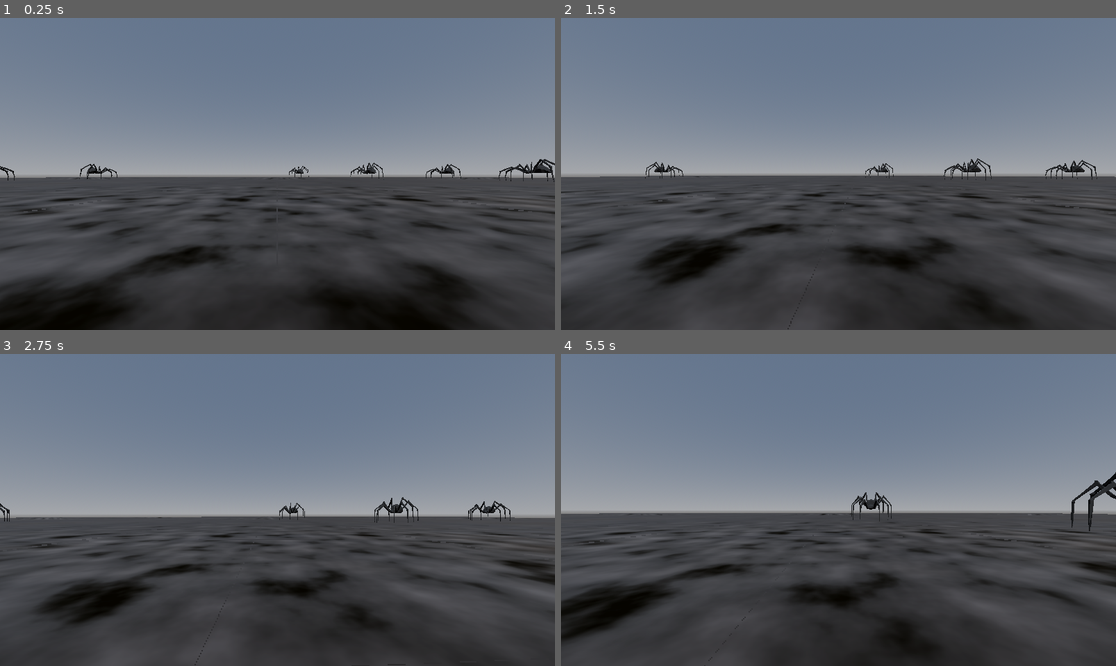
Above: before the commit, frames 1-4 (two rows, left to right).
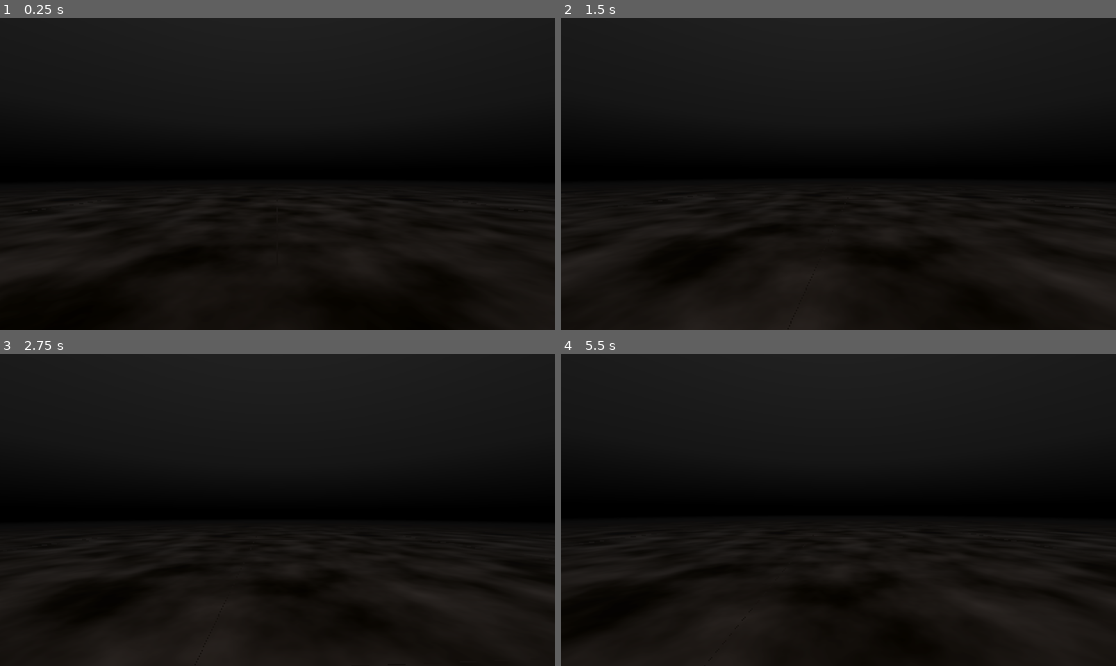
Above: after the commit, the same moments.

Repository: Tom3s/arachnophobia
Game: Godot game, scene res://Environment.tscn
Same seed, same stepped clock (60 frames per second), same inputs: the game is played once before the commit and once after it.
Inputs (mouse positions are in pixels of both pictures, inside the frame that each line leads up to):
- Up to frame 1 (0.25 s): no input
- Up to frame 2 (1.5 s): move the mouse to (866, 174) at 0.52 s; hold Shift (sprint) 0.53-1.28 s; hold W (move_forward) from 0.53 s (still down); tap Space (jump) at 0.77 s; move the mouse to (810, 174) at 1.27 s; tap Shift (sprint) at 1.35 s
- Up to frame 3 (2.75 s): keep holding W (move_forward); tap Space (jump) at 1.52 s; move the mouse to (288, 503) at 2.02 s; hold Shift (sprint) from 2.03 s (still down)
- Up to frame 4 (5.5 s): keep holding W (move_forward); move the mouse to (832, 516) at 2.77 s; release Shift (sprint) at 2.78 s; tap Shift (sprint) at 2.85, 4.35 s; tap Space (jump) at 3.02, 3.77, 4.52 s; move the mouse to (877, 513) at 3.52 s; hold Shift (sprint) 3.53-4.28 s; move the mouse to (794, 506) at 4.27 s; move the mouse to (844, 510) at 5.02 s; hold Shift (sprint) from 5.03 s (still down)

The runs differ from the first frame. In frame 1, 92% of the frame differs, in the area x 0-100%, y 0-100%; in frame 2, 96%; in frame 3, 97%; in frame 4, 95%.

Commit message:
Fog and Sky color changing

Diff:
--- a/Environment.tscn
+++ b/Environment.tscn
@@ -1,21 +1,24 @@
-[gd_scene load_steps=9 format=3 uid="uid://durwlggc6i12j"]
+[gd_scene load_steps=10 format=3 uid="uid://durwlggc6i12j"]
 
 [ext_resource type="Shader" uid="uid://cp7dpxsnbljhu" path="res://plane.tres" id="1_4rly7"]
+[ext_resource type="Shader" uid="uid://cgeqi7g7x1dyc" path="res://Sky.tres" id="1_dxa4q"]
 [ext_resource type="PackedScene" uid="uid://c616jee44wt1q" path="res://Player.tscn" id="2_yaxka"]
 [ext_resource type="Script" path="res://EventListener.gd" id="4_ecl41"]
 
-[sub_resource type="ProceduralSkyMaterial" id="ProceduralSkyMaterial_g5u3f"]
+[sub_resource type="ShaderMaterial" id="ShaderMaterial_3t15v"]
+shader = ExtResource("1_dxa4q")
+shader_parameter/MixWeight = 0.0
 
-[sub_resource type="Sky" id="Sky_fpdbe"]
-sky_material = SubResource("ProceduralSkyMaterial_g5u3f")
+[sub_resource type="Sky" id="Sky_6abt4"]
+sky_material = SubResource("ShaderMaterial_3t15v")
 
 [sub_resource type="Environment" id="Environment_d2x7g"]
 background_mode = 2
-sky = SubResource("Sky_fpdbe")
+sky = SubResource("Sky_6abt4")
 ambient_light_source = 3
 ambient_light_color = Color(1, 1, 1, 1)
-fog_light_color = Color(0.313726, 0.341176, 0.388235, 1)
-fog_density = 0.0787
+fog_enabled = true
+fog_light_color = Color(0.54902, 0.584314, 0.639216, 1)
 
 [sub_resource type="PlaneMesh" id="PlaneMesh_chiys"]
 size = Vector2(20, 20)
@@ -29,6 +32,7 @@
 [node name="Environment" type="Node3D"]
 
 [node name="WorldEnvironment" type="WorldEnvironment" parent="."]
+unique_name_in_owner = true
 environment = SubResource("Environment_d2x7g")
 
 [node name="BasePlane" type="MeshInstance3D" parent="."]
--- a/EventListener.gd
+++ b/EventListener.gd
@@ -5,14 +5,17 @@
 @onready var spiders: Node3D = %Spiders
 @onready var player: Node3D = %Player
 @onready var basePlane: MeshInstance3D = %BasePlane
+@onready var worldEnvironment: WorldEnvironment = %WorldEnvironment
 
-var totalSpiderCount: int = 20
+var totalSpiderCount: int = 3
 var tamedSpiderCount: int = 0
 
 # Called when the node enters the scene tree for the first time.
 const SPIDER_SPAWN_RANGE = 75
 const MIN_SPIDER_DISTANCE = 10
 func _ready():
+	tamedSpiderCount = -1
+	handleSpiderTaming()
 	# for spider in spiders.get_children():
 	# 	spider.player = player
 	var spawnedSpiders := 0
@@ -42,8 +45,16 @@
 		(basePlane.get_surface_override_material(0) as ShaderMaterial).set_shader_parameter("UVOffset", Vector2(pos.x / 20.0, pos.y / 20.0))
 	)
 
+var tamedSkyColor = Color.from_string("#8c95a3", Color(0, 0, 0, 0))
+
 func handleSpiderTaming():
 	tamedSpiderCount += 1
 	var tamedRatio = tamedSpiderCount / float(totalSpiderCount)
 
 	(basePlane.get_surface_override_material(0) as ShaderMaterial).set_shader_parameter("MixWeight", tamedRatio)
+	(worldEnvironment.environment.sky.sky_material as ShaderMaterial).set_shader_parameter("MixWeight", tamedRatio)
+
+	worldEnvironment.environment.fog_density = lerp(0.07, 0.0, tamedRatio)
+	worldEnvironment.environment.fog_sky_affect = lerp(1.0, 0.0, tamedRatio)
+	worldEnvironment.environment.fog_light_energy = lerp(1.0, 0.0, tamedRatio)
+	worldEnvironment.environment.fog_light_color = lerp(Color(0.05, 0.05, 0.05, 0), tamedSkyColor, tamedRatio)
--- /dev/null
+++ b/Sky.tres
@@ -0,0 +1,117 @@
+[gd_resource type="VisualShader" load_steps=12 format=3 uid="uid://cgeqi7g7x1dyc"]
+
+[sub_resource type="VisualShaderNodeInput" id="VisualShaderNodeInput_gba4x"]
+input_name = "eyedir"
+
+[sub_resource type="VisualShaderNodeVectorDecompose" id="VisualShaderNodeVectorDecompose_qw22q"]
+default_input_values = [0, Vector2(0, 0)]
+op_type = 0
+
+[sub_resource type="VisualShaderNodeRemap" id="VisualShaderNodeRemap_0glmm"]
+default_input_values = [1, -1.0, 2, 1.0, 3, 0.0, 4, 1.0]
+
+[sub_resource type="Gradient" id="Gradient_eq6mi"]
+offsets = PackedFloat32Array(0.444079, 0.634868, 1)
+colors = PackedColorArray(0.75, 0.607, 0.42, 1, 0.4437, 0.85579, 0.87, 1, 0.6545, 0.836967, 0.85, 1)
+
+[sub_resource type="GradientTexture1D" id="GradientTexture1D_y00o0"]
+gradient = SubResource("Gradient_eq6mi")
+
+[sub_resource type="VisualShaderNodeTexture" id="VisualShaderNodeTexture_s1ld3"]
+texture = SubResource("GradientTexture1D_y00o0")
+
+[sub_resource type="Gradient" id="Gradient_bnwpq"]
+offsets = PackedFloat32Array(0.467105, 0.615132, 1)
+colors = PackedColorArray(0, 0, 0, 1, 0.0962047, 0.0962048, 0.0962047, 1, 0.172833, 0.172833, 0.172833, 1)
+
+[sub_resource type="GradientTexture1D" id="GradientTexture1D_1bypw"]
+gradient = SubResource("Gradient_bnwpq")
+use_hdr = true
+
+[sub_resource type="VisualShaderNodeTexture" id="VisualShaderNodeTexture_tui3y"]
+texture = SubResource("GradientTexture1D_1bypw")
+
+[sub_resource type="VisualShaderNodeMix" id="VisualShaderNodeMix_niskc"]
+default_input_values = [0, Vector3(0, 0, 0), 1, Vector3(1, 1, 1), 2, Vector3(0.5, 0.5, 0.5)]
+op_type = 3
+
+[sub_resource type="VisualShaderNodeFloatParameter" id="VisualShaderNodeFloatParameter_0qfy8"]
+parameter_name = "MixWeight"
+hint = 1
+default_value_enabled = true
+
+[resource]
+code = "shader_type sky;
+uniform sampler2D tex_sky_7;
+uniform sampler2D tex_sky_6;
+uniform float MixWeight : hint_range(0, 1) = 0;
+
+
+
+void sky() {
+// Input:2
+	vec3 n_out2p0 = EYEDIR;
+
+
+// VectorDecompose:4
+	float n_out4p0 = vec2(n_out2p0.xy).x;
+	float n_out4p1 = vec2(n_out2p0.xy).y;
+
+
+	float n_out5p0;
+// Remap:5
+	float n_in5p1 = -1.00000;
+	float n_in5p2 = 1.00000;
+	float n_in5p3 = 0.00000;
+	float n_in5p4 = 1.00000;
+	{
+		float __input_range = n_in5p2 - n_in5p1;
+		float __output_range = n_in5p4 - n_in5p3;
+		n_out5p0 = n_in5p3 + __output_range * ((n_out4p1 - n_in5p1) / __input_range);
+	}
+
+
+// Texture2D:7
+	vec4 n_out7p0 = texture(tex_sky_7, vec2(n_out5p0));
+
+
+// Texture2D:6
+	vec4 n_out6p0 = texture(tex_sky_6, vec2(n_out5p0));
+
+
+// FloatParameter:9
+	float n_out9p0 = MixWeight;
+
+
+// Mix:8
+	vec3 n_out8p0 = mix(vec3(n_out7p0.xyz), vec3(n_out6p0.xyz), vec3(n_out9p0));
+
+
+// Output:0
+	COLOR = n_out8p0;
+
+
+}
+"
+graph_offset = Vector2(-47.4458, -73.1623)
+mode = 3
+flags/use_half_res_pass = false
+flags/use_quarter_res_pass = false
+flags/disable_fog = false
+flags/use_debanding = false
+nodes/sky/0/position = Vector2(1260, 280)
+nodes/sky/2/node = SubResource("VisualShaderNodeInput_gba4x")
+nodes/sky/2/position = Vector2(-320, 20)
+nodes/sky/4/node = SubResource("VisualShaderNodeVectorDecompose_qw22q")
+nodes/sky/4/position = Vector2(60, 0)
+nodes/sky/5/node = SubResource("VisualShaderNodeRemap_0glmm")
+nodes/sky/5/position = Vector2(320, 80)
+nodes/sky/6/node = SubResource("VisualShaderNodeTexture_s1ld3")
+nodes/sky/6/position = Vector2(560, 120)
+nodes/sky/7/node = SubResource("VisualShaderNodeTexture_tui3y")
+nodes/sky/7/position = Vector2(540, 320)
+nodes/sky/8/node = SubResource("VisualShaderNodeMix_niskc")
+nodes/sky/8/position = Vector2(860, 220)
+nodes/sky/9/node = SubResource("VisualShaderNodeFloatParameter_0qfy8")
+nodes/sky/9/position = Vector2(320, -220)
+nodes/sky/connections = PackedInt32Array(2, 0, 4, 0, 4, 1, 5, 0, 5, 0, 6, 0, 5, 0, 7, 0, 8, 0, 0, 0, 9, 0, 8, 2, 7, 0, 8, 0, 6, 0, 8, 1)
--- a/plane.tres
+++ b/plane.tres
@@ -47,6 +47,9 @@
 
 [sub_resource type="VisualShaderNodeInput" id="VisualShaderNodeInput_hn6a0"]
 input_name = "uv"
+
+[sub_resource type="VisualShaderNodeDistanceFade" id="VisualShaderNodeDistanceFade_8l0tw"]
+default_input_values = [0, 70.0, 1, 35.0]
 
 [sub_resource type="VisualShaderNodeVectorOp" id="VisualShaderNodeVectorOp_0kl4w"]
 default_input_values = [0, Vector2(0, 0), 1, Vector2(20, 20)]
@@ -177,6 +180,12 @@
 	vec3 n_out8p0 = mix(vec3(n_out6p0.xyz), vec3(n_out7p0.xyz), vec3(n_out15p0));
 
 
+// DistanceFade:21
+	float n_in21p0 = 70.00000;
+	float n_in21p1 = 35.00000;
+	float n_out21p0 = clamp(smoothstep(n_in21p0, n_in21p1,-VERTEX.z),0.0,1.0);
+
+
 // FloatConstant:10
 	float n_out10p0 = 0.500000;
 
@@ -187,6 +196,7 @@
 
 // Output:0
 	ALBEDO = n_out8p0;
+	ALPHA = n_out21p0;
 	ROUGHNESS = n_out10p0;
 	SPECULAR = n_out5p0.x;
 	NORMAL_MAP = vec3(n_out11p0.xyz);
@@ -194,8 +204,8 @@
 
 }
 "
-graph_offset = Vector2(-226.121, -564.825)
-nodes/fragment/0/position = Vector2(1720, 200)
+graph_offset = Vector2(623.818, 58.74)
+nodes/fragment/0/position = Vector2(1820, 200)
 nodes/fragment/2/node = SubResource("VisualShaderNodeInput_uae4f")
 nodes/fragment/2/position = Vector2(-700, 40)
 nodes/fragment/3/node = SubResource("VisualShaderNodeVectorOp_0kl4w")
@@ -232,4 +242,6 @@
 nodes/fragment/19/position = Vector2(100, -500)
 nodes/fragment/20/node = SubResource("VisualShaderNodeInput_hn6a0")
 nodes/fragment/20/position = Vector2(-340, -400)
-nodes/fragment/connections = PackedInt32Array(2, 0, 3, 0, 3, 0, 4, 0, 4, 0, 5, 0, 5, 0, 6, 0, 5, 0, 7, 0, 6, 0, 8, 0, 7, 0, 8, 1, 8, 0, 0, 0, 5, 0, 0, 4, 10, 0, 0, 3, 11, 0, 0, 9, 9, 0, 14, 0, 12, 0, 15, 2, 15, 0, 8, 2, 14, 0, 16, 0, 14, 0, 17, 0, 16, 0, 15, 0, 17, 0, 15, 1, 18, 0, 19, 0, 20, 0, 19, 1, 19, 0, 12, 0)
+nodes/fragment/21/node = SubResource("VisualShaderNodeDistanceFade_8l0tw")
+nodes/fragment/21/position = Vector2(1400, 200)
+nodes/fragment/connections = PackedInt32Array(2, 0, 3, 0, 3, 0, 4, 0, 4, 0, 5, 0, 5, 0, 6, 0, 5, 0, 7, 0, 6, 0, 8, 0, 7, 0, 8, 1, 8, 0, 0, 0, 5, 0, 0, 4, 10, 0, 0, 3, 11, 0, 0, 9, 9, 0, 14, 0, 12, 0, 15, 2, 15, 0, 8, 2, 14, 0, 16, 0, 14, 0, 17, 0, 16, 0, 15, 0, 17, 0, 15, 1, 18, 0, 19, 0, 20, 0, 19, 1, 19, 0, 12, 0, 21, 0, 0, 1)
Not shown: 1 places in plane.tres that only renumber resources
